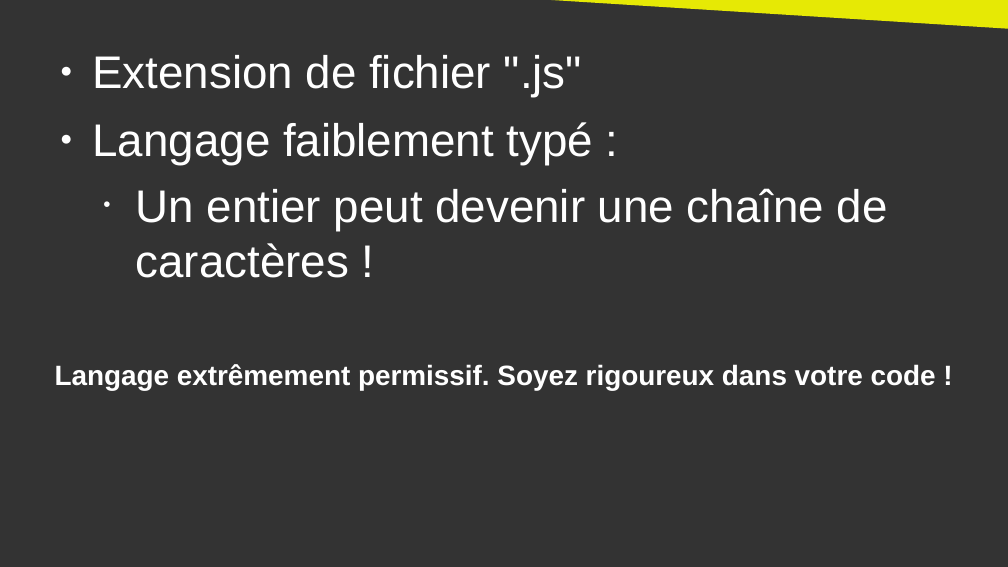
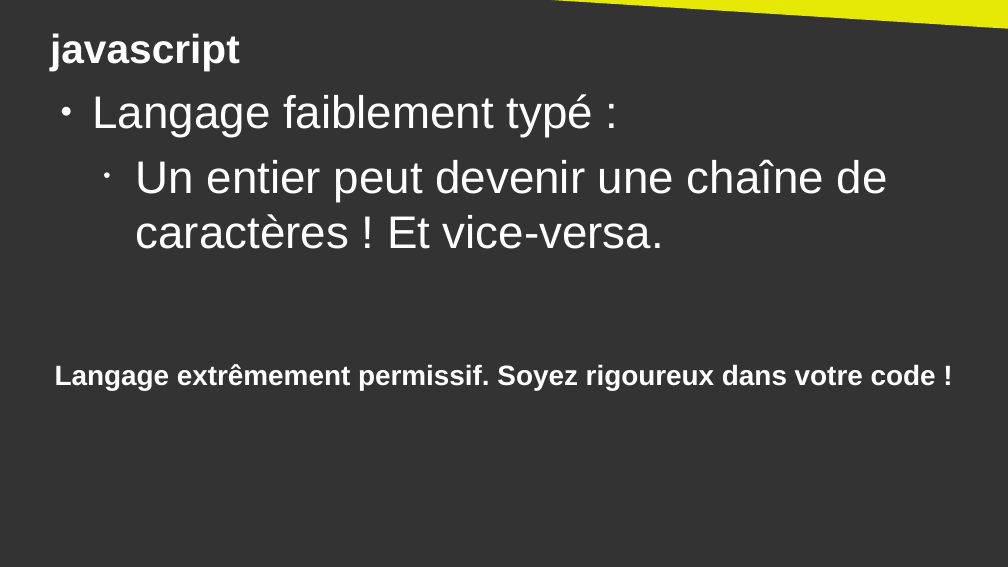
Before and after one commit to DanYellow/cours, a slide deck: slide 13 of integration-web-s2/travaux-pratiques/numero-5/presentation.odp (slide 9 before the commit). Drawn at 1008x567 pixels with LibreOffice and Linux fonts; fonts in the diff are those of the drawing. Boxes give left, top, right and bottom in pixels: in the first picture for what was removed or moved away, otherwise in the second. Text is boxed around its words. In the diff, an @@ line names an element or a change of style, - is before the commit and + after.

```diff
--- a/integration-web-s2/travaux-pratiques/numero-5/presentation.odp
+++ b/integration-web-s2/travaux-pratiques/numero-5/presentation.odp
@@ title added at (x1=50, y1=33, x2=240, y2=70), 32 pt, text #FFFFFF, bold @@
+javascript
@@ text at (x1=93, y1=55, x2=582, y2=97): paragraph removed @@
-● Extension de fichier ".js"
@@ text "Langage faiblement typé :" moved from (x1=93, y1=55, x2=888, y2=278) to (x1=93, y1=94, x2=888, y2=249) @@
@@ text at (x1=136, y1=159, x2=888, y2=249): text changed @@
-  • Un entier peut devenir une chaîne de caractères !
+  • Un entier peut devenir une chaîne de caractères ! Et vice-versa.
```
Also in this commit, not shown: 31 other slides changed, 7 slides added, 3 slides removed, 6 other files.
